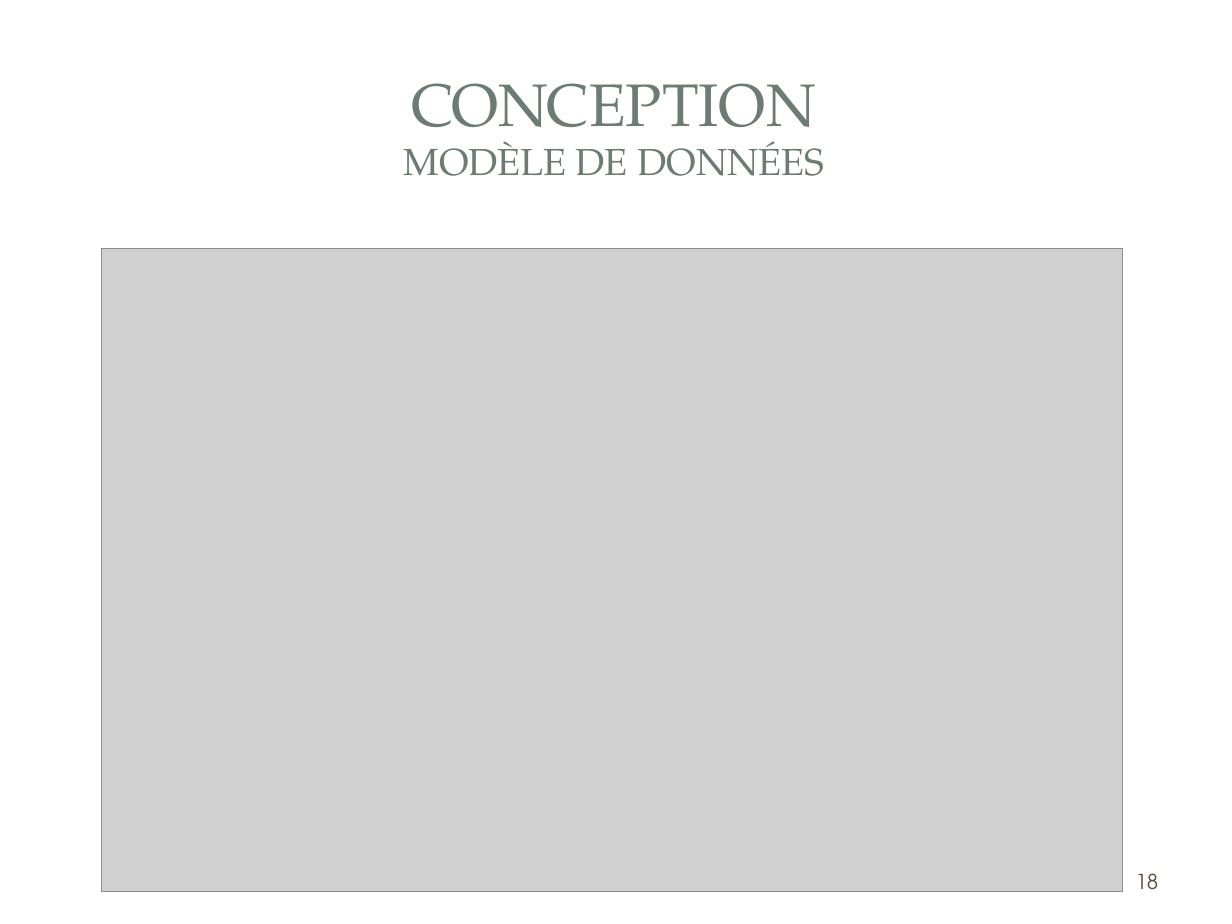
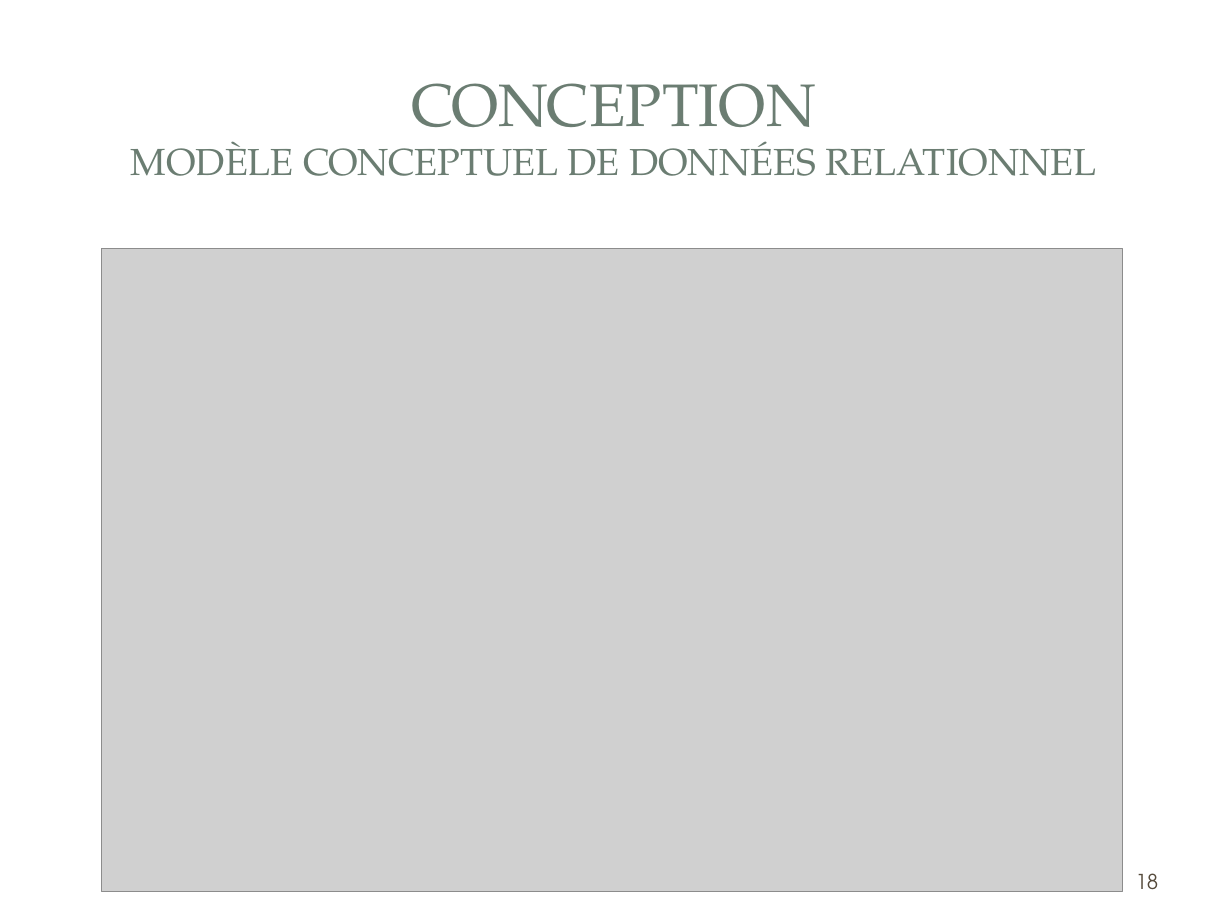
Before and after one commit to gestionsAbsences/gestionAbsences, a slide deck: slide 18 of Projet/Dossier/Fred/COURIOL_Fred_Présentation.ppt. Drawn at 1232x924 pixels with LibreOffice and Linux fonts; fonts in the diff are those of the drawing; grey boxes stand for pictures; background and template pictures are left out. Boxes give left, top, right and bottom in pixels: in the first picture for what was removed or moved away, otherwise in the second. Text is boxed around its words. In the diff, an @@ line names an element or a change of style, - is before the commit and + after.

```diff
--- a/Projet/Dossier/Fred/COURIOL_Fred_Présentation.ppt
+++ b/Projet/Dossier/Fred/COURIOL_Fred_Présentation.ppt
@@ title at [131,83,1096,176]: text changed @@
-CONCEPTION
-MODÈLE DE DONNÉES
+CONCEPTION
+MODÈLE CONCEPTUEL DE DONNÉES RELATIONNEL
```
Also in this commit, not shown: 6 other slides changed, 3 slides added, 3 slides removed, 9 other files.
